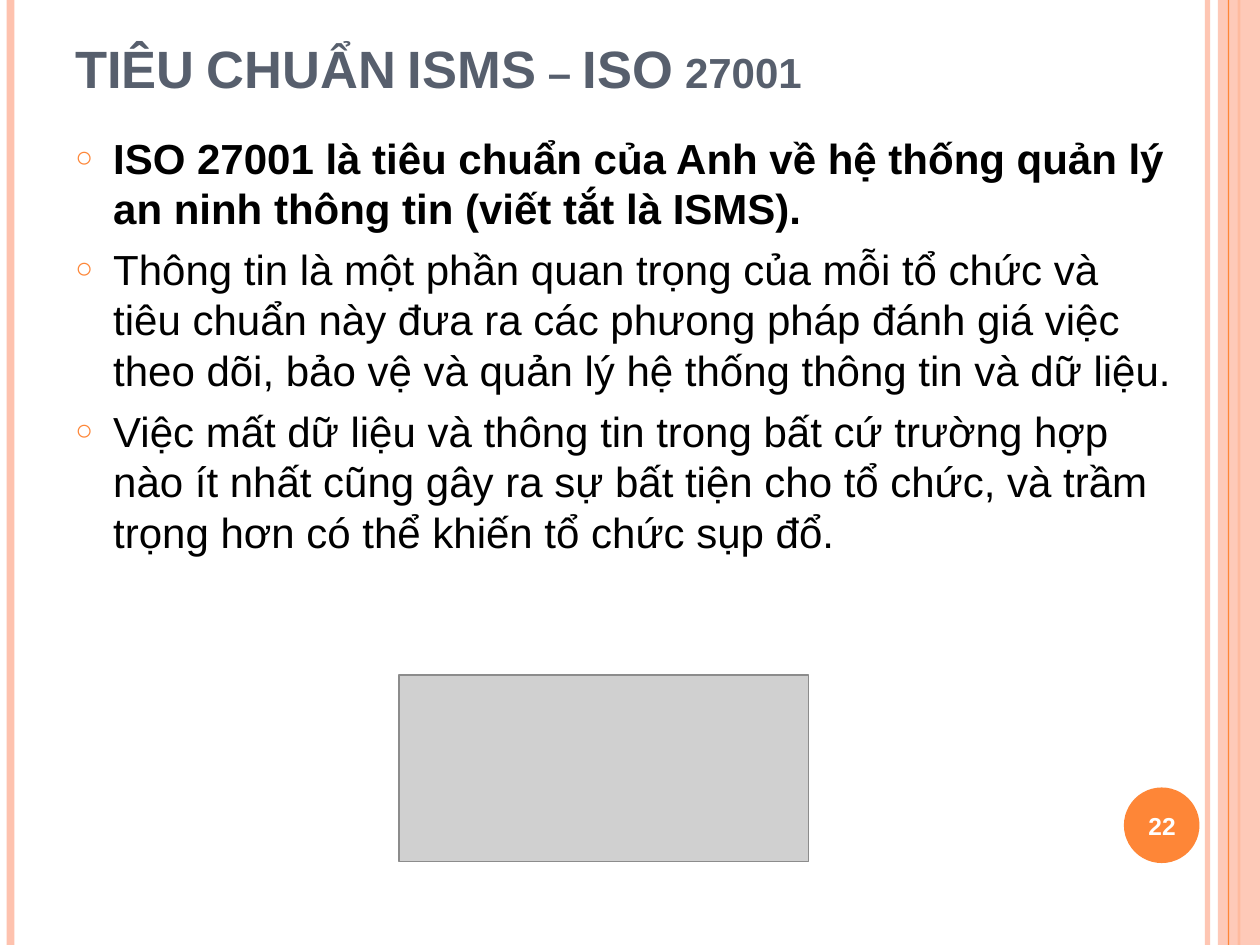
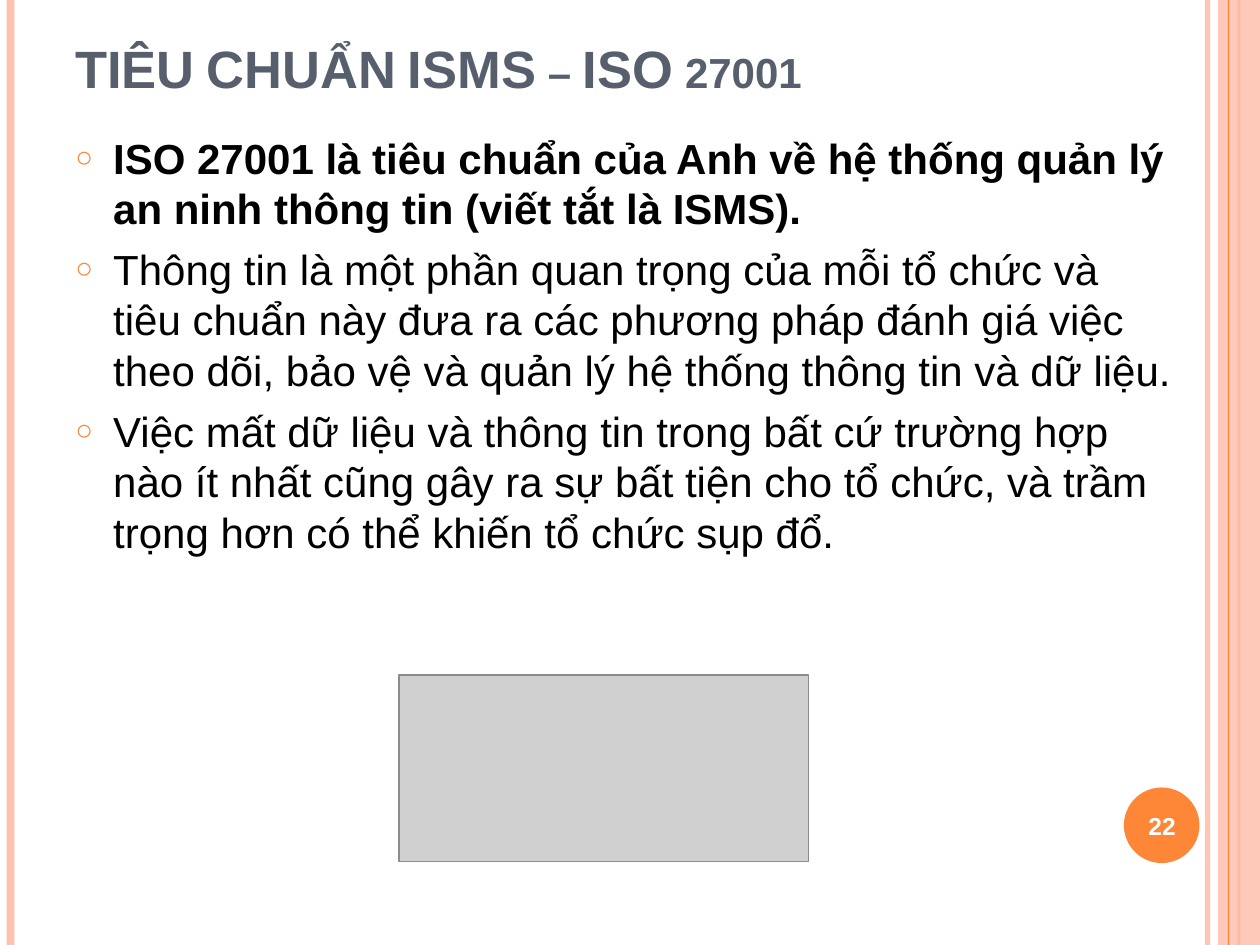
Before and after one commit to Alex7Huynh/iss-g5, a slide deck: slide 22 of ISMS/w6_Minh_Toan_ISMS.pptx. Drawn at 1260x945 pixels with LibreOffice and Linux fonts; fonts in the diff are those of the drawing; grey boxes stand for pictures. Boxes give left, top, right and bottom in pixels: in the first picture for what was removed or moved away, otherwise in the second. Text is boxed around its words. In the diff, an @@ line names an element or a change of style, - is before the commit and + after.

Commit message:
Update ISMS slide. Update Mobile Security report & slide.

```diff
--- a/ISMS/w6_Minh_Toan_ISMS.pptx
+++ b/ISMS/w6_Minh_Toan_ISMS.pptx
@@ text at box(113, 252, 1171, 394): text changed @@
-○ Thông tin là một phần quan trọng của mỗi tổ chức và tiêu chuẩn này đưa ra các phưong pháp đánh giá việc theo dõi, bảo vệ và quản lý hệ thống thông tin và dữ liệu.
+○ Thông tin là một phần quan trọng của mỗi tổ chức và tiêu chuẩn này đưa ra các phương pháp đánh giá việc theo dõi, bảo vệ và quản lý hệ thống thông tin và dữ liệu.
```
Also in this commit, not shown: 3 other slides changed, 1 slide added, 2 other files.
